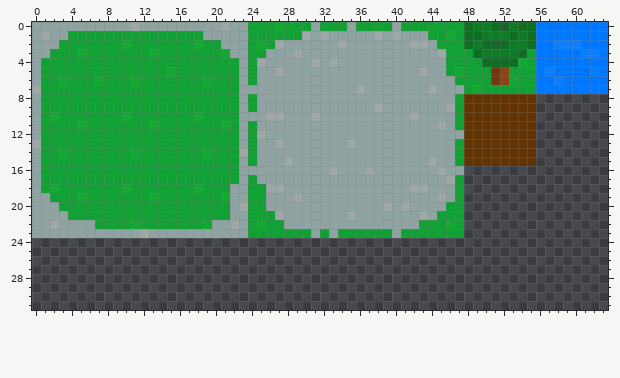
Pixel-art sprite -- resources/tile_map.png. This is how it looked before the edit.
The file is 64x32 pixels. Colours within 5 levels of each other are drawn and written as one.
New version:
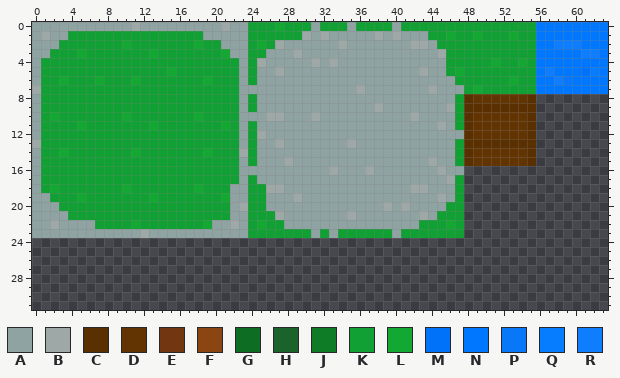
Palette (. is transparent): A #8fa3a2  B #9ea8a7  C #5b3001  D #613401  E #723710  F #8b4513  G #0d6d22  H #1a632a  J #0e7c26  K #11a033  L #12a832  M #0071f9  N #0077ff  P #0878f9  Q #067dff  R #0e7eff
Difference:
Colour C replaces colour D in row 8 at x 48 and 55; in row 9 at x 48 to 55; in rows 10 to 12 at x 48 and 55; in row 13 at x 48 to 55; in rows 14 to 15 at x 48 and 55.
Colour K replaces colour E in rows 5 to 6 at x 51.
Colour K replaces colour F in rows 5 to 6 at x 52.
Colour K replaces colour G in row 0 at x 48, 51 and 54 to 55; in row 1 at x 48 and 55; in row 2 at x 48, 50, 52 and 55; in row 3 at x 49 and 54; in row 4 at x 50 and 52 to 53.
Colour K replaces colour H in row 0 at x 52; in row 2 at x 51.
Colour K replaces colour J in row 0 at x 49 to 50 and 53; in row 1 at x 50 to 52 and 54; in row 2 at x 49 and 53 to 54; in row 3 at x 50 to 53.
Colour L replaces colour G in row 1 at x 49 and 53; in row 4 at x 51.
Pixel boxes of the changes (left, top, right, bottom) in both pictures:
changed: (464, 22, 536, 166)
